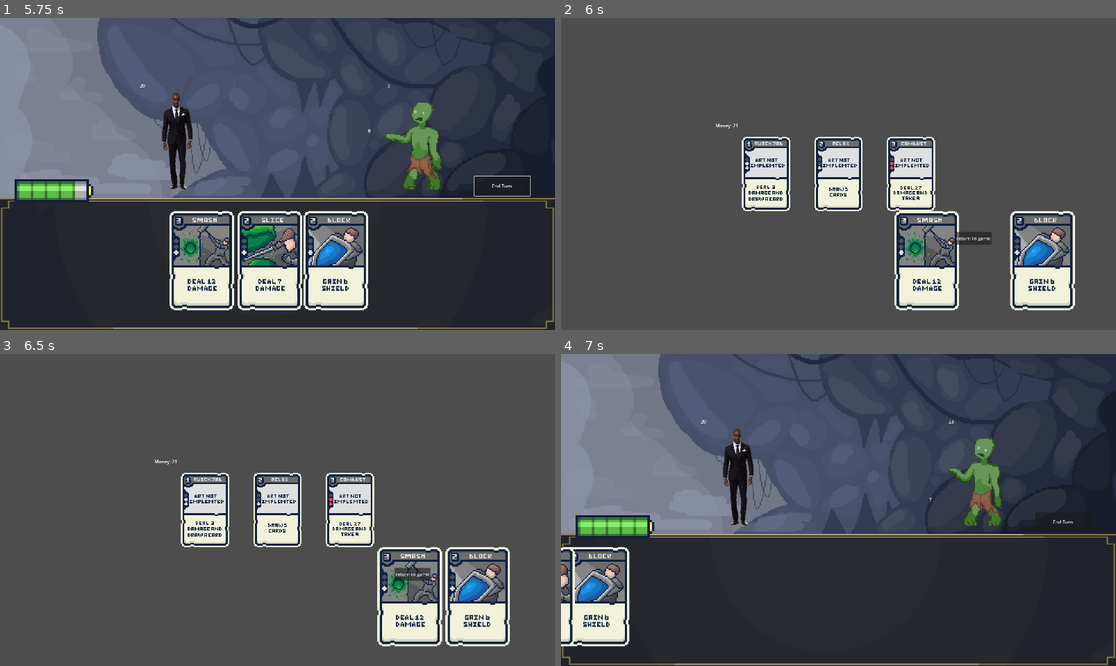
Above: before the commit, frames 1-4 (two rows, left to right).
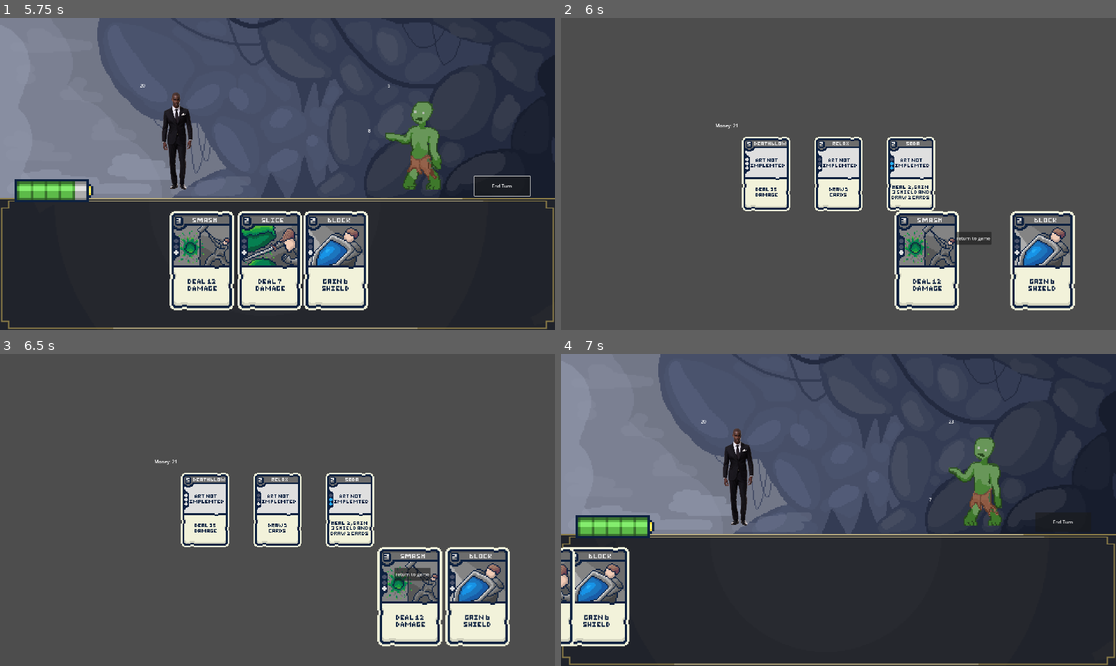
Above: after the commit, the same moments.

Repository: Fredeblok0912/Card_game
Game: Godot game, scene res://menu.tscn
Two runs of this game, one before a commit and one after it. Both use one fixed random seed, a clock stepped at 60 frames per second and the inputs below.
Inputs (mouse positions are in pixels of both pictures, inside the frame that each line leads up to):
- Up to frame 1 (5.75 s): click (155, 270) at 0.5 s; click "End Turn" at 1.25 s; move the mouse to (166, 261) at 2.02 s; hold Up (ui_up) 2.03-2.78 s; click (166, 261) at 2.17 s; move the mouse to (177, 261) at 2.77 s; hold Down (ui_down) 2.78-3.53 s; click (177, 261) at 2.92 s; move the mouse to (210, 261) at 3.52 s; hold Up (ui_up) 3.53-5.03 s; click (210, 261) at 3.67 s; click (210, 261) at 4.42 s; tap Enter at 5 s; move the mouse to (277, 261) at 5.02 s; hold Down (ui_down) from 5.03 s (still down); click (277, 261) at 5.17 s
- Up to frame 2 (6 s): keep holding Down (ui_down); move the mouse to (832, 261) at 5.77 s; click (832, 261) at 5.92 s
- Up to frame 3 (6.5 s): keep holding Down (ui_down)
- Up to frame 4 (7 s): release Down (ui_down) at 6.5 s; click "return to game" at 6.5 s

Frame 1 is identical in both runs. In frame 2, 0.4% of the frame differs, in the area x 33-67%, y 39-59%; in frame 3, 0.4%; in frame 4, nothing differs.

Commit message:
added rarity based prices

Diff:
--- a/game.tscn
+++ b/game.tscn
@@ -23,7 +23,7 @@
 [ext_resource type="Texture2D" uid="uid://c86bc1ote7wq4" path="res://sprite_zombie_1.png" id="20_hb5m1"]
 [ext_resource type="Script" uid="uid://vp51ded4iwdj" path="res://enemy_sprites.gd" id="21_hb5m1"]
 [ext_resource type="Script" uid="uid://cr38awxe7fkwr" path="res://Enemy_health_text.gd" id="22_qhcbd"]
-[ext_resource type="Script" uid="uid://crxyguefblvk5" path="res://Enemy_shield_text.gd" id="23_f1jbl"]
+[ext_resource type="Script" uid="uid://crxyguefblvk5" path="res://enemy_shield_text.gd" id="23_f1jbl"]
 [ext_resource type="Script" uid="uid://b1mmwmr6x1suf" path="res://enemy_shield_gain_text.gd" id="25_xa8c5"]
 [ext_resource type="Script" uid="uid://bfu00exqvq57v" path="res://enemy_attack_text.gd" id="26_5b14r"]
 [ext_resource type="Script" uid="uid://b1i7rtk3hr1rm" path="res://enemy_heal_text.gd" id="27_bnpwn"]
--- a/shop.gd
+++ b/shop.gd
@@ -1,5 +1,12 @@
 extends Node2D
 @onready var label: Label = $Label
+
+var rarity_price = {
+	001:{"price":10},
+	002:{"price":15},
+	003:{"price":20},
+}
+
 
 func _ready():
 	display_cards()
@@ -29,7 +36,7 @@
 	var rarity_dick = {
 		1:{"rarity": 0.0},
 		2: {"rarity": 0.65},
-		3: {"rarity": 0.95},
+		3: {"rarity": 0.80},
 	}
 	for i in range(3):
 		var number = randf()
@@ -76,7 +83,7 @@
 		card.input_event.connect(func(_viewport, event, _shape_idx):
 			if event is InputEventMouseButton and event.pressed and event.button_index == MOUSE_BUTTON_LEFT and player.money > Cardlist.card_database[card_id].get("cost"):
 				print("Bought: ", card_id)
-				buy_cards(card_id, Cardlist.card_database[card_id].get("cost"))
+				buy_cards(card_id, rarity_price[Cardlist.card_database[card_id]["rarity"]].get("price"))
 				card.queue_free()
 		)
 
